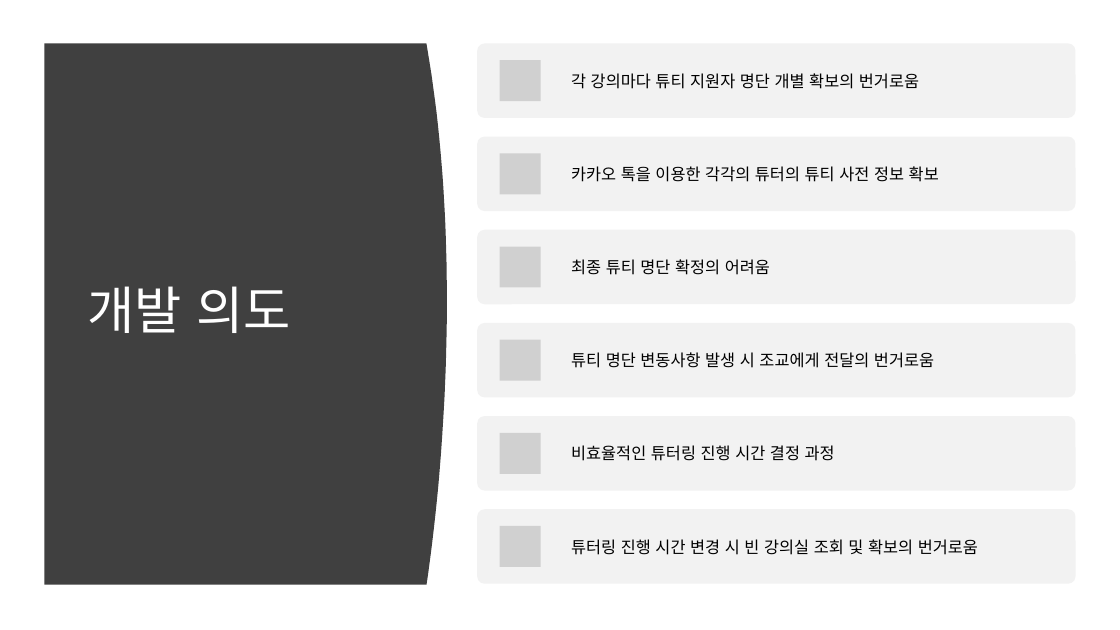
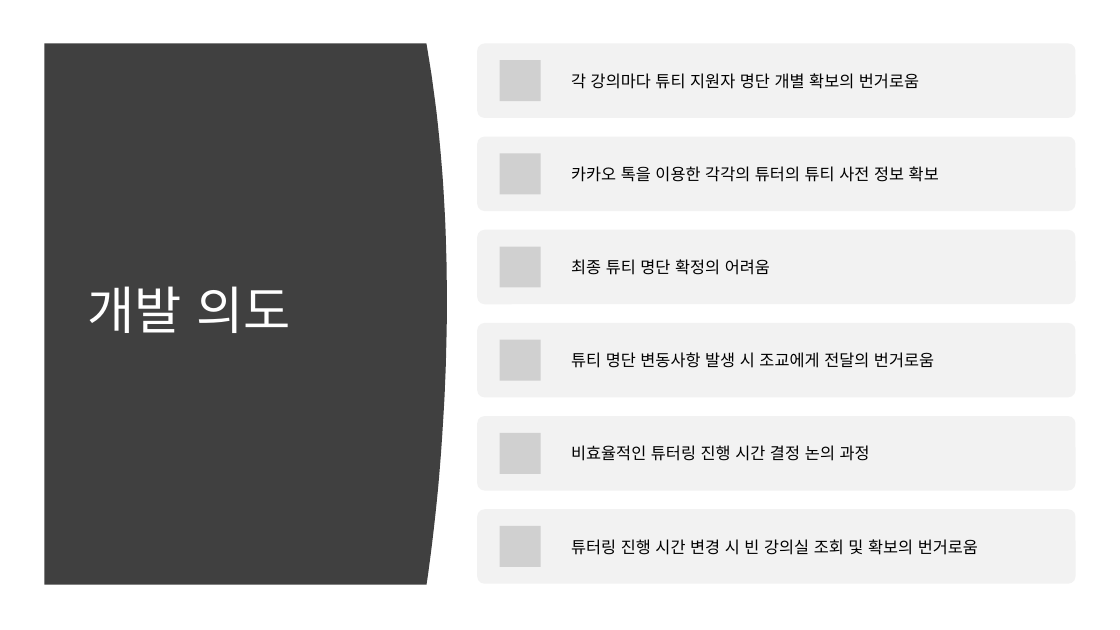
Before and after one commit to yeeun3780/HSproject, a slide deck: slide 3 of 6차 미팅_UI 디자인 설계, 발표최종본/HSproject_A_3_Final2 발표용 대본.pptx. Drawn at 1120x630 pixels with LibreOffice and Linux fonts; fonts in the diff are those of the drawing; grey boxes stand for pictures. Boxes give left, top, right and bottom in pixels: in the first picture for what was removed or moved away, otherwise in the second. Text is boxed around its words. In the diff, an @@ line names an element or a change of style, - is before the commit and + after.

Commit message:
발표용 대본 ppt 수정

```diff
--- a/6차 미팅_UI 디자인 설계, 발표최종본/HSproject_A_3_Final2 발표용 대본.pptx
+++ b/6차 미팅_UI 디자인 설계, 발표최종본/HSproject_A_3_Final2 발표용 대본.pptx
@@ text at (x1=571, y1=445, x2=870, y2=461): text changed @@
-비효율적인 튜터링 진행 시간 결정 과정
+비효율적인 튜터링 진행 시간 결정 논의 과정
```
